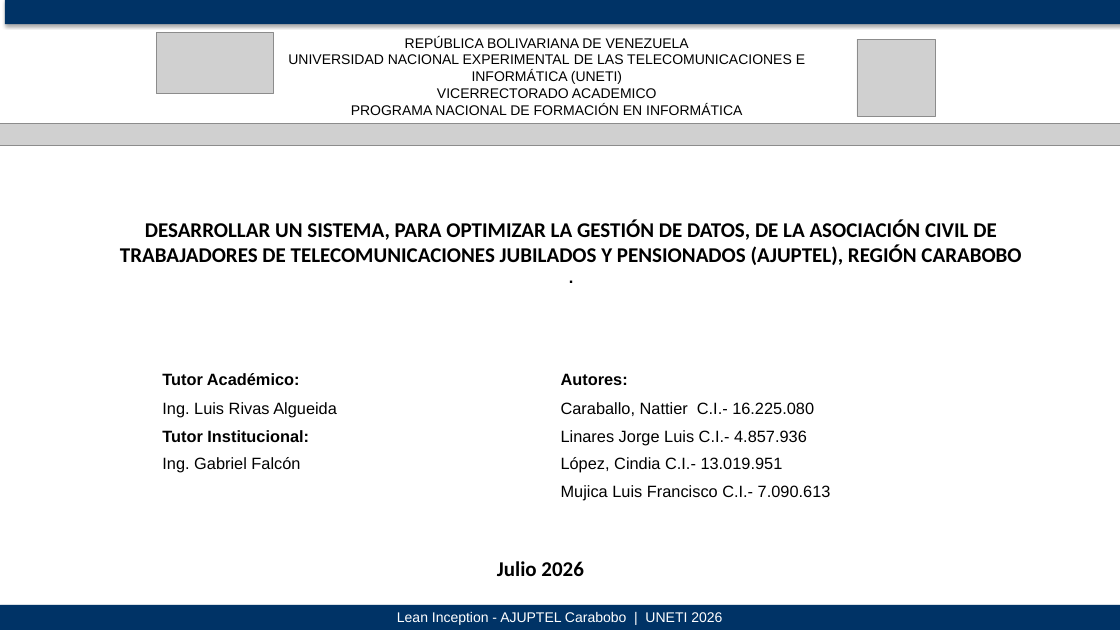
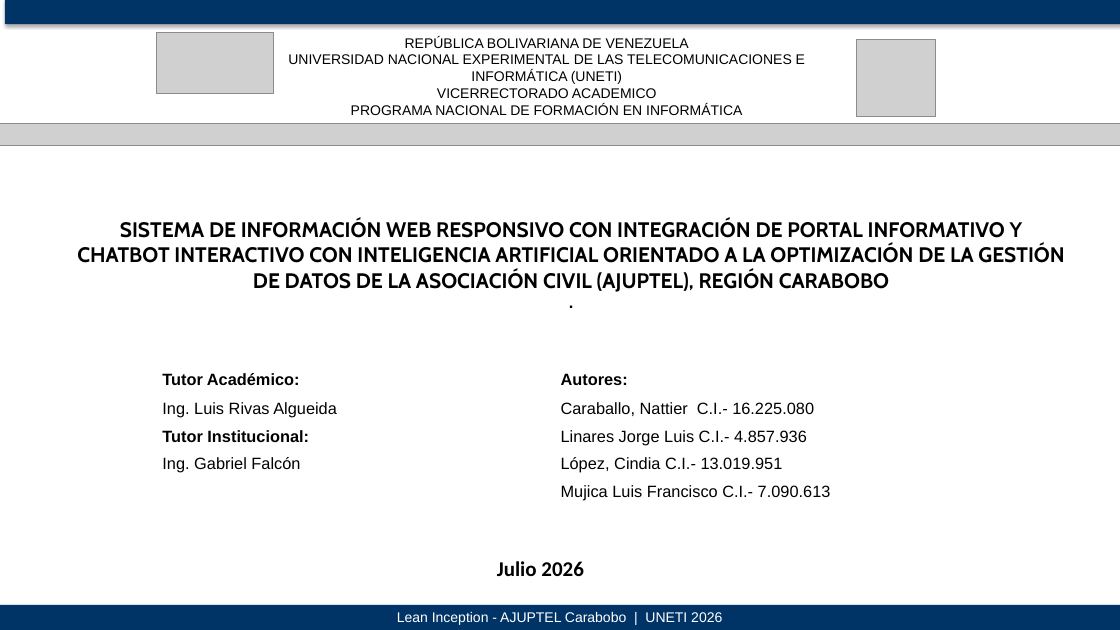
Before and after one commit to proyectoajuptel/ajuptel-portfolio, a slide deck: slide 1 of public/docs/fase1/lean_inception_ajuptel.pptx. Drawn at 1120x630 pixels with LibreOffice and Linux fonts; fonts in the diff are those of the drawing; grey boxes stand for pictures. Boxes give left, top, right and bottom in pixels: in the first picture for what was removed or moved away, otherwise in the second. Text is boxed around its words. In the diff, an @@ line names an element or a change of style, - is before the commit and + after.

```diff
--- a/public/docs/fase1/lean_inception_ajuptel.pptx
+++ b/public/docs/fase1/lean_inception_ajuptel.pptx
@@ text at (77,219,1064,292): text changed; font Calibri to Cabin @@
-DESARROLLAR UN SISTEMA, PARA OPTIMIZAR LA GESTIÓN DE DATOS, DE LA ASOCIACIÓN CIVIL DE TRABAJADORES DE TELECOMUNICACIONES JUBILADOS Y PENSIONADOS (AJUPTEL), REGIÓN CARABOBO
+SISTEMA DE INFORMACIÓN WEB RESPONSIVO CON INTEGRACIÓN DE PORTAL INFORMATIVO Y CHATBOT INTERACTIVO CON INTELIGENCIA ARTIFICIAL ORIENTADO A LA OPTIMIZACIÓN DE LA GESTIÓN DE DATOS DE LA ASOCIACIÓN CIVIL (AJUPTEL), REGIÓN CARABOBO
```
Also in this commit, not shown: 54 other files.
